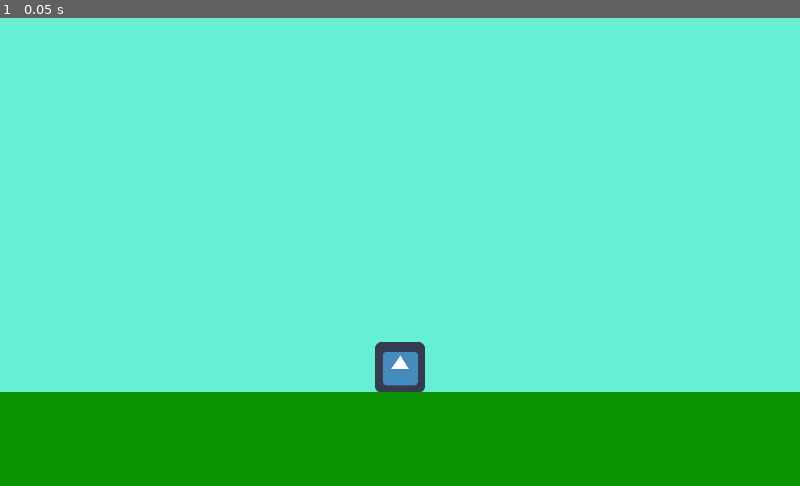
Above: before the commit, frame 1.
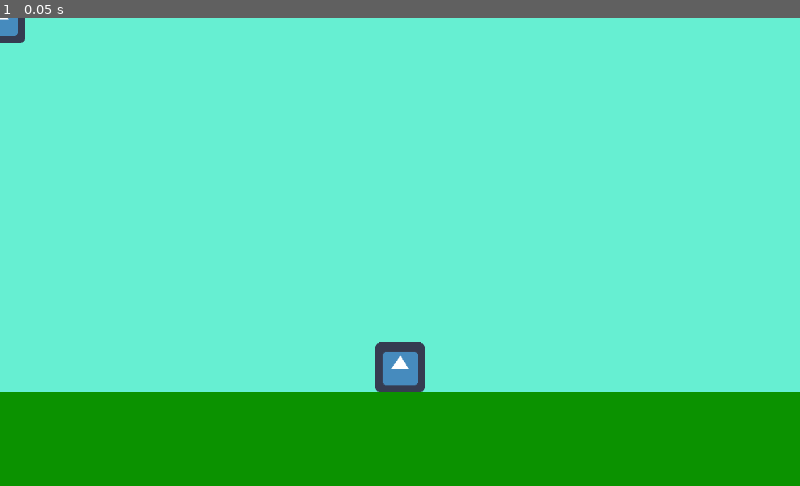
Above: after the commit, the same moment.

Repository: NoohAlavi/spooktober-jam-2020
Game: Godot game, scene res://World/World.tscn
Same seed, same stepped clock (60 frames per second), same inputs: the game is played once before the commit and once after it. The project has no main scene, so this scene is started directly. The engine's default icon, where the game draws it, is replaced by a stand-in: a white triangle on a blue panel in a dark square.
Inputs:
- Up to frame 1 (0.05 s): no input

The runs differ from the first frame. In frame 1, 0.2% of the frame differs, in the area x 0-4%, y 0-6%.

Commit message:
Spawn citizen people

Diff:
--- a/SpooktoberJam/World/World.gd
+++ b/SpooktoberJam/World/World.gd
@@ -3,5 +3,16 @@
 export var citizens_array = [];
 export var citizen_scene: PackedScene;
 
+func _ready() -> void:
+	for i in range(10):
+		spawn_citizen();
+
 func spawn_citizen() -> void:
 	var new_citizen = citizen_scene.instance();
+	$Citizens.add_child(new_citizen);
+	citizens_array.append(new_citizen);
+
+
+func _on_CitizenSpawnTimer_timeout() -> void:
+	for i in range(3):
+		spawn_citizen();
--- a/SpooktoberJam/World/World.tscn
+++ b/SpooktoberJam/World/World.tscn
@@ -6,6 +6,7 @@
 [node name="World" type="Node2D"]
 script = ExtResource( 2 )
 citizens_array = [ null ]
+citizen_scene = ExtResource( 1 )
 
 [node name="Sky" type="ColorRect" parent="."]
 margin_right = 1024.0
@@ -28,3 +29,8 @@
 
 [node name="Citizen" parent="Citizens" instance=ExtResource( 1 )]
 position = Vector2( 512, 448 )
+
+[node name="CitizenSpawnTimer" type="Timer" parent="."]
+wait_time = 5.0
+autostart = true
+[connection signal="timeout" from="CitizenSpawnTimer" to="." method="_on_CitizenSpawnTimer_timeout"]
Not shown, changed: SpooktoberJam/.mono/metadata/ide_messaging_meta.txt
